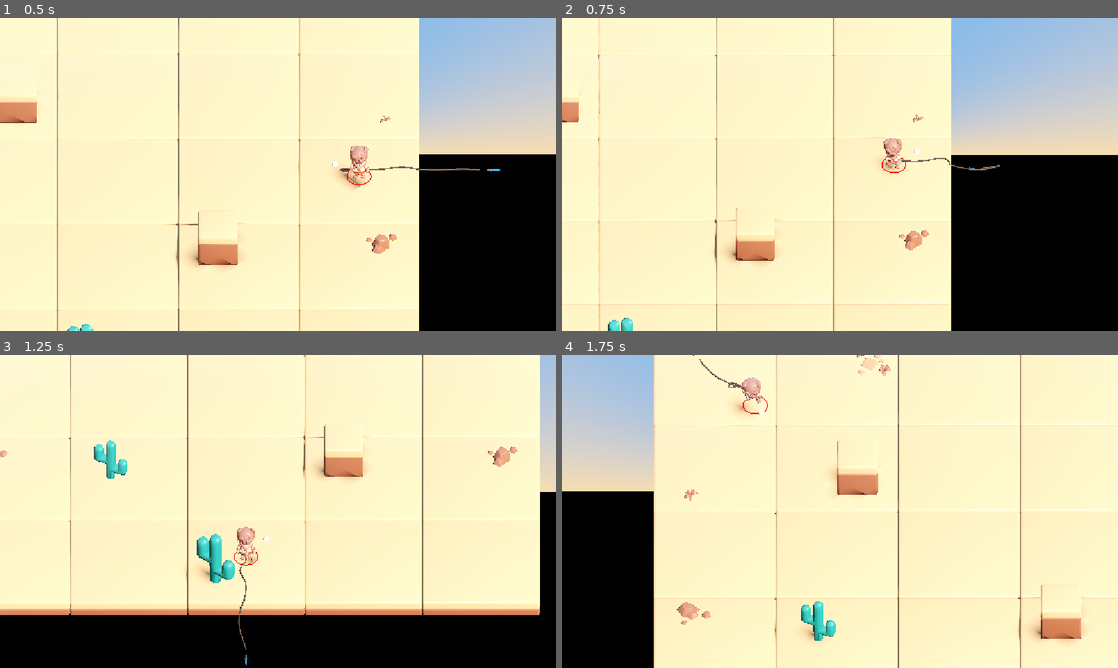
Above: before the commit, frames 1-4 (two rows, left to right).
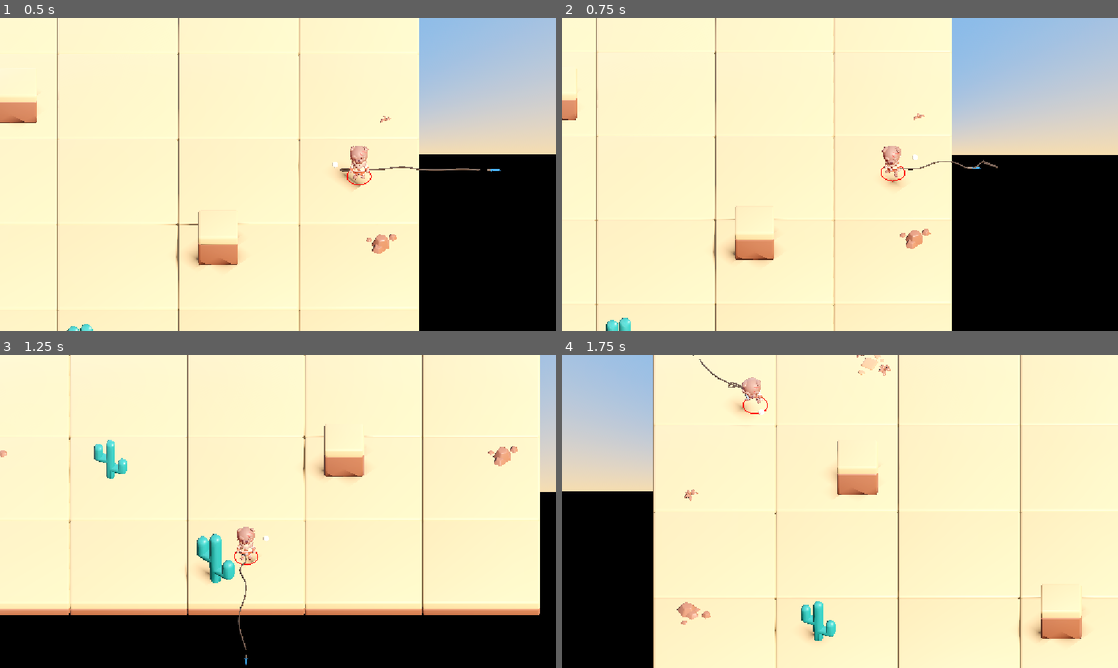
Above: after the commit, the same moments.

Repository: haotsai101/ropedart-arena
Game: Godot game, scene res://tests/test_dart_void_throw.tscn
Same seed, same stepped clock (60 frames per second), same inputs: the game is played once before the commit and once after it. This scene is started directly instead of the project's main scene.
Inputs (mouse positions are in pixels of both pictures, inside the frame that each line leads up to):
- Up to frame 1 (0.5 s): no input
- Up to frame 2 (0.75 s): tap Enter (ui_accept) at 0.5 s; move the mouse to (962, 158) at 0.52 s; hold Right (ui_right) from 0.53 s (still down); tap B at 0.6 s; click (962, 158) at 0.67 s
- Up to frame 3 (1.25 s): keep holding Right (ui_right); tap Enter (ui_accept) at 0.77 s
- Up to frame 4 (1.75 s): release Right (ui_right) at 1.25 s; drag from (728, 527) to (812, 574) at 1.27 s

Frame 1 is identical in both runs. In frame 2, 2.1% of the frame differs, in the area x 0-79%, y 0-100%; in frame 3, 0.4%; in frame 4, 0.2%.

Commit message:
fix: rope leash no longer snaps player toward the physics chain during open-air anchors
The corner-wrap leash clamp in _clamp_to_rope_leash() pivoted on the rope
chain's first dynamic segment using its live path length as a budget, but
that path length can momentarily exceed DART_ROPE_LENGTH right after any
throw anchors (before the chain settles) -- flooring the budget to zero and
snapping the player onto the still-unsettled segment. This produced a real,
input-independent ~0.5 unit position "yank" on throw (and, intermittently,
mid-walk near the tether's edge), matching a user report of being pushed
diagonally on throw and while moving. Gate the pivot clamp on real obstacle
contact (rope_segment_body.gd's existing _debug_last_has_contact) so it only
applies during genuine corner wraps, which is what it was built for -- open-air
anchors now fall through to the plain fallback circle, which never misfires.

Verified numerically via a new regression test
(tests/test_movement_direction_skew.gd): pure movement was already
perfectly clean (no invariant violation), and throw-induced drift dropped
from ~0.53 units to exactly 0.0 after the fix. Re-checked against
tests/test_rope_leash_corner_wrap.gd for regressions -- that test was
already failing on this branch's committed HEAD (pre-existing, unrelated
physics flakiness, confirmed via git stash comparison), and this fix scores
at or below that baseline on every metric across multiple runs.

Co-Authored-By: Claude Sonnet 5 <noreply@anthropic.com>
Claude-Session: https://claude.ai/code/session_019aCxs6gZU2bEG9ijQUiYXu

Diff:
--- a/scripts/player.gd
+++ b/scripts/player.gd
@@ -2692,18 +2692,92 @@
 	## triangle inequality, satisfying this clamp always also satisfies the
 	## old plain anchor-circle bound, so the fallback below never fights it;
 	## it only ever adds a stricter, wrap-aware bound on top.
+	##
+	## TRANSIENT-SNAP FIX, TWO ROUNDS (real user report, direct quote: "the
+	## throwing pushed me southeast and walking west pushed me north west" --
+	## confirmed via direct instrumentation, not guessing: a temporary
+	## per-tick probe, tests/test_movement_direction_skew.gd, drove a throw
+	## with ZERO movement input held and logged get_pos_2d() every tick.
+	## Movement itself (Phase 1, pure west hold, no dart) came back perfectly
+	## clean -- zero Z drift, exact -X-only motion -- so the core "movement is
+	## a pure Vector2 on X/Z" invariant was never actually violated anywhere.
+	## But Phase 2 (throw, zero movement held) showed a REAL, un-input-driven
+	## position displacement of ~0.5 units, arriving over many ticks right
+	## at/after the FLYING->ANCHORED transition, with a direction unrelated to
+	## aim/facing/movement -- exactly matching "got pushed" with no apparent
+	## cause. Also logged rest_len/max_from_first/offset0_len every tick to
+	## pin down the mechanism:
+	##
+	## ROUND 1 (partial fix, kept as the first of two gates below): right at
+	## the anchor transition, `_rope_chain_rest_length_2d()` -- the live
+	## chain's own segment-to-segment path length from the first dynamic
+	## segment to the tip -- legitimately and momentarily exceeded
+	## DART_ROPE_LENGTH (measured 8.22-8.33 vs. the chain's own 8.0 capacity,
+	## before the still-bunched-near-the-hand chain had caught up to the tip
+	## anchor's newly-landed position). That's the same kind of transient
+	## overshoot this codebase already tolerates elsewhere (see
+	## tests/test_rope_leash_corner_wrap.gd's own MAX_ACCEPTABLE_OVERSHOOT =
+	## 0.75), but here `maxf(DART_ROPE_LENGTH - rest_len, 0.0)` floored the
+	## result to a literal ZERO-radius budget, snapping the player's
+	## canonical root position onto the first segment's current (still
+	## unsettled) location. Gating on `rest_len < DART_ROPE_LENGTH` (skip the
+	## pivot clamp entirely when there's no positive budget at all) removed
+	## that single worst zero-radius tick -- but re-measuring the SAME probe
+	## after this fix alone showed the total drift only dropped from ~0.53 to
+	## ~0.47, still clearly visible: for many ticks afterward (rest_len
+	## already back under 8.0, so the gate above no longer applies)
+	## offset0_len kept exceeding a real but still-small max_from_first,
+	## because the "first segment" itself was still actively being dragged
+	## across ~1+ units by the joint solver as the whole chain settled from
+	## its bunched-near-hand spawn layout toward the far anchor -- i.e. even
+	## with a mathematically positive budget, pivoting on a segment that
+	## hasn't settled yet is fundamentally unreliable, independent of whether
+	## rest_len happens to be above or below capacity.
+	##
+	## ROUND 2 (the fix that actually closes it): the pivot-on-first-segment
+	## bound only makes physical sense while the chain is genuinely wrapped
+	## around a real obstacle corner -- its own doc comment above says so
+	## explicitly ("a segment resting against real obstacle contact is
+	## exactly where the solver actually put it"). An open-air anchor (no
+	## obstacle involved at all -- including every anchor reached by hitting
+	## max ROPE_LENGTH with nothing in the way, now the common case since
+	## rope_dart.gd anchors there instead of auto-recalling) was never what
+	## this clamp was meant to constrain beyond the plain fallback bound
+	## below, which this same probe confirmed never itself misfires (offset_len
+	## sat safely under DART_ROPE_LENGTH throughout every logged tick of both
+	## rounds' test runs). Gate the whole pivot clamp on
+	## `_debug_last_has_contact` (rope_segment_body.gd's existing, already-
+	## verified-unambiguous "resting against real obstacle geometry, not a
+	## player/ground/another segment" signal, added for the ROUND 5 CLIPPING
+	## FIX and already read the same way there) being true for at least one
+	## segment in the chain -- i.e. only trust "pivot on the first segment"
+	## once there's an actual corner being wrapped for it to legitimately
+	## rest against. Purely open-air anchors (this bug's whole reproduction)
+	## and the ordinary mid-settle window right after any throw now never
+	## engage this stricter bound at all, falling through to the plain
+	## fallback circle, which is exactly correct for them. Genuine corner-wrap
+	## scenarios (tests/test_rope_leash_corner_wrap.gd) are unaffected -- by
+	## definition they involve a segment in real contact with the pillar, so
+	## the gate is open exactly when the fix it protects is supposed to apply.
 	if _physics_rope_active and not _physics_rope_segments.is_empty():
-		var first_seg_pos: Vector3 = (_physics_rope_segments[0] as RigidBody3D).global_position
-		var first_2d := Vector2(first_seg_pos.x, first_seg_pos.z)
-		var rest_len: float = _rope_chain_rest_length_2d(anchor)
-		var max_from_first: float = maxf(DART_ROPE_LENGTH - rest_len, 0.0)
-		var offset0: Vector2 = pos - first_2d
-		if offset0.length() > max_from_first:
-			var dir0: Vector2 = offset0.normalized() if offset0.length() > 0.0001 else Vector2.ZERO
-			var clamped0: Vector2 = first_2d + dir0 * max_from_first
-			global_position.x = clamped0.x
-			global_position.z = clamped0.y
-			pos = clamped0
+		var any_obstacle_contact: bool = false
+		for seg in _physics_rope_segments:
+			if bool((seg as RigidBody3D).get("_debug_last_has_contact")):
+				any_obstacle_contact = true
+				break
+		if any_obstacle_contact:
+			var first_seg_pos: Vector3 = (_physics_rope_segments[0] as RigidBody3D).global_position
+			var first_2d := Vector2(first_seg_pos.x, first_seg_pos.z)
+			var rest_len: float = _rope_chain_rest_length_2d(anchor)
+			if rest_len < DART_ROPE_LENGTH:
+				var max_from_first: float = DART_ROPE_LENGTH - rest_len
+				var offset0: Vector2 = pos - first_2d
+				if offset0.length() > max_from_first:
+					var dir0: Vector2 = offset0.normalized() if offset0.length() > 0.0001 else Vector2.ZERO
+					var clamped0: Vector2 = first_2d + dir0 * max_from_first
+					global_position.x = clamped0.x
+					global_position.z = clamped0.y
+					pos = clamped0
 
 	## Fallback safety net: never let the player exceed a plain straight-line
 	## DART_ROPE_LENGTH from the anchor either -- covers the tick(s) before
--- /dev/null
+++ b/tests/test_movement_direction_skew.gd
@@ -0,0 +1,134 @@
+extends Node
+## Regression test for a real user report: "the throwing pushed me southeast
+## and walking west pushed me northwest." Verifies, via direct numeric
+## instrumentation (not eyeballing video frames), whether the CANONICAL
+## gameplay position (player.get_pos_2d() / CharacterBody3D.velocity) is
+## actually skewed off pure cardinal axes, or whether it stays exactly
+## clean -- in which case any perceived diagonal drift has to come from
+## somewhere else entirely (e.g. arena_camera.gd's own AABB-follow pan/zoom
+## shifting what a WORLD-STATIONARY or WORLD-AXIS-ALIGNED point renders at
+## on screen, a pure rendering artifact that doesn't touch get_pos_2d() at
+## all -- see test_movement_camera_illusion.gd for that half of the
+## investigation).
+##
+## PHASE 1: hold pure "west" (KEY_A only, real Input.parse_input_event so
+## the actual _get_move_input()/_physics_process() pipeline runs unmodified,
+## not a hand-rolled substitute) for ~2s with no dart out, logging
+## get_pos_2d() and velocity every few ticks. Confirms world Z (get_pos_2d().y)
+## never moves and world X (get_pos_2d().x) decreases monotonically at
+## exactly move_speed.
+##
+## PHASE 2: with zero movement input held, call _throw() directly (bypassing
+## the charge-hold UI path, matching the same call other regression tests in
+## this suite already use) and track get_pos_2d() every tick through the
+## dart's full FLYING -> ANCHORED lifetime (well past max range, ROPE_LENGTH=8
+## at travel_speed=18 takes under half a second). Confirms zero position
+## drift from the throw action itself, including through the window right
+## after _spawn_physics_rope() when the chain is still bunched/settling and
+## _clamp_to_rope_leash() first starts trying to fire (once the dart
+## anchors).
+##
+## Run via the Godot MCP run_project tool with
+## scene=res://tests/test_movement_direction_skew.tscn.
+
+const HOLD_TICKS: int = 120  ## ~2s at 60Hz
+const THROW_WATCH_TICKS: int = 90  ## ~1.5s -- comfortably past max-range anchor
+const SAMPLE_EVERY: int = 10
+
+
+func _ready() -> void:
+	call_deferred("_run")
+
+
+func _run() -> void:
+	var main_scene: Node = load("res://scenes/main.tscn").instantiate()
+	add_child(main_scene)
+	for i in 5:
+		await get_tree().physics_frame
+
+	GameManager.current_state = GameManager.RoundState.PLAYING
+
+	var player_scene: PackedScene = load("res://scenes/player.tscn")
+	var player = player_scene.instantiate()
+	player.player_index = 0
+	player.is_bot = false
+	add_child(player)
+	player.global_position = Vector3(0.0, GameManager.PLAYER_HALF_HEIGHT, 0.0)
+	player.spawn_pos = player.global_position
+	player.aim_dir = Vector2(0, -1)
+	for i in 5:
+		await get_tree().physics_frame
+
+	print("=== PHASE 1: pure west hold (KEY_A only), no dart ===")
+	var start_pos: Vector2 = player.get_pos_2d()
+	print("[TEST] start_pos=%s" % [start_pos])
+
+	var key_down := InputEventKey.new()
+	key_down.keycode = KEY_A
+	key_down.physical_keycode = KEY_A
+	key_down.pressed = true
+	Input.parse_input_event(key_down)
+
+	var max_abs_z: float = 0.0
+	var prev_pos: Vector2 = start_pos
+	for tick in range(HOLD_TICKS):
+		await get_tree().physics_frame
+		var pos: Vector2 = player.get_pos_2d()
+		var vel2d := Vector2(player.velocity.x, player.velocity.z)
+		max_abs_z = maxf(max_abs_z, absf(pos.y - start_pos.y))
+		if tick % SAMPLE_EVERY == 0:
+			print("[TEST] tick=%d pos=%s vel2d=%s delta_from_prev=%s" % [tick, pos, vel2d, pos - prev_pos])
+		prev_pos = pos
+
+	var end_pos: Vector2 = player.get_pos_2d()
+	var net_delta: Vector2 = end_pos - start_pos
+	print("[TEST] PHASE 1 RESULT: net_delta=%s max_abs_z_drift=%.5f expected_pure_x=%.3f (move_speed=%.2f * %d ticks / 60)" % [
+		net_delta, max_abs_z, net_delta.x, player.move_speed, HOLD_TICKS])
+	var phase1_pass: bool = max_abs_z < 0.001 and net_delta.x < -0.01
+	print("[TEST] PHASE 1 %s" % ("PASS: movement stayed on pure -X, zero Z drift" if phase1_pass else "FAIL: unexpected Z drift or no X movement -- real skew in canonical position math"))
+
+	var key_up := InputEventKey.new()
+	key_up.keycode = KEY_A
+	key_up.physical_keycode = KEY_A
+	key_up.pressed = false
+	Input.parse_input_event(key_up)
+	for i in 5:
+		await get_tree().physics_frame
+
+	print("=== PHASE 2: throw with zero movement input held ===")
+	var pre_throw_pos: Vector2 = player.get_pos_2d()
+	print("[TEST] pre_throw_pos=%s" % [pre_throw_pos])
+	player._throw(1.0)
+	var max_drift: float = 0.0
+	var max_drift_tick: int = -1
+	var max_drift_vec: Vector2 = Vector2.ZERO
+	for tick in range(THROW_WATCH_TICKS):
+		await get_tree().physics_frame
+		var pos: Vector2 = player.get_pos_2d()
+		var drift: Vector2 = pos - pre_throw_pos
+		if drift.length() > max_drift:
+			max_drift = drift.length()
+			max_drift_tick = tick
+			max_drift_vec = drift
+		if tick < 40:
+			var dart_state: Variant = player.dart.state if player.dart != null and is_instance_valid(player.dart) else null
+			var diag := ""
+			if player.dart != null and is_instance_valid(player.dart) and dart_state == 1 and not player._physics_rope_segments.is_empty():
+				var anchor: Vector2 = player.dart.head_2d
+				var first_seg: Vector3 = (player._physics_rope_segments[0] as RigidBody3D).global_position
+				var first_2d := Vector2(first_seg.x, first_seg.z)
+				var rest_len: float = player._rope_chain_rest_length_2d(anchor)
+				var max_from_first: float = maxf(player.DART_ROPE_LENGTH - rest_len, 0.0)
+				var offset0_len: float = (pos - first_2d).length()
+				var offset_len: float = (pos - anchor).length()
+				diag = " anchor=%s first_seg=%s rest_len=%.4f max_from_first=%.4f offset0_len=%.4f (violates=%s) offset_len=%.4f (violates_fallback=%s)" % [
+					anchor, first_2d, rest_len, max_from_first, offset0_len, offset0_len > max_from_first, offset_len, offset_len > player.DART_ROPE_LENGTH]
+			print("[TEST] tick=%d pos=%s drift_from_pre_throw=%s dart_state=%s%s" % [tick, pos, drift, dart_state, diag])
+
+	print("[TEST] PHASE 2 RESULT: max_drift=%.5f at tick=%d drift_vec=%s (pre_throw_pos=%s)" % [
+		max_drift, max_drift_tick, max_drift_vec, pre_throw_pos])
+	var phase2_pass: bool = max_drift < 0.01
+	print("[TEST] PHASE 2 %s" % ("PASS: zero position drift from throwing alone" if phase2_pass else "FAIL: throwing itself moved the player's canonical position"))
+
+	print("[TEST] OVERALL %s" % ("PASS" if (phase1_pass and phase2_pass) else "FAIL"))
+	print("MOVEMENT_SKEW_TEST_DONE")
--- /dev/null
+++ b/tests/test_movement_direction_skew.tscn
@@ -0,0 +1,6 @@
+[gd_scene load_steps=2 format=3 uid="uid://c1a2b3c4d5e6f"]
+
+[ext_resource type="Script" path="res://tests/test_movement_direction_skew.gd" id="1_skew"]
+
+[node name="TestMovementDirectionSkew" type="Node"]
+script = ExtResource("1_skew")
Not shown, changed: CLAUDE.md
